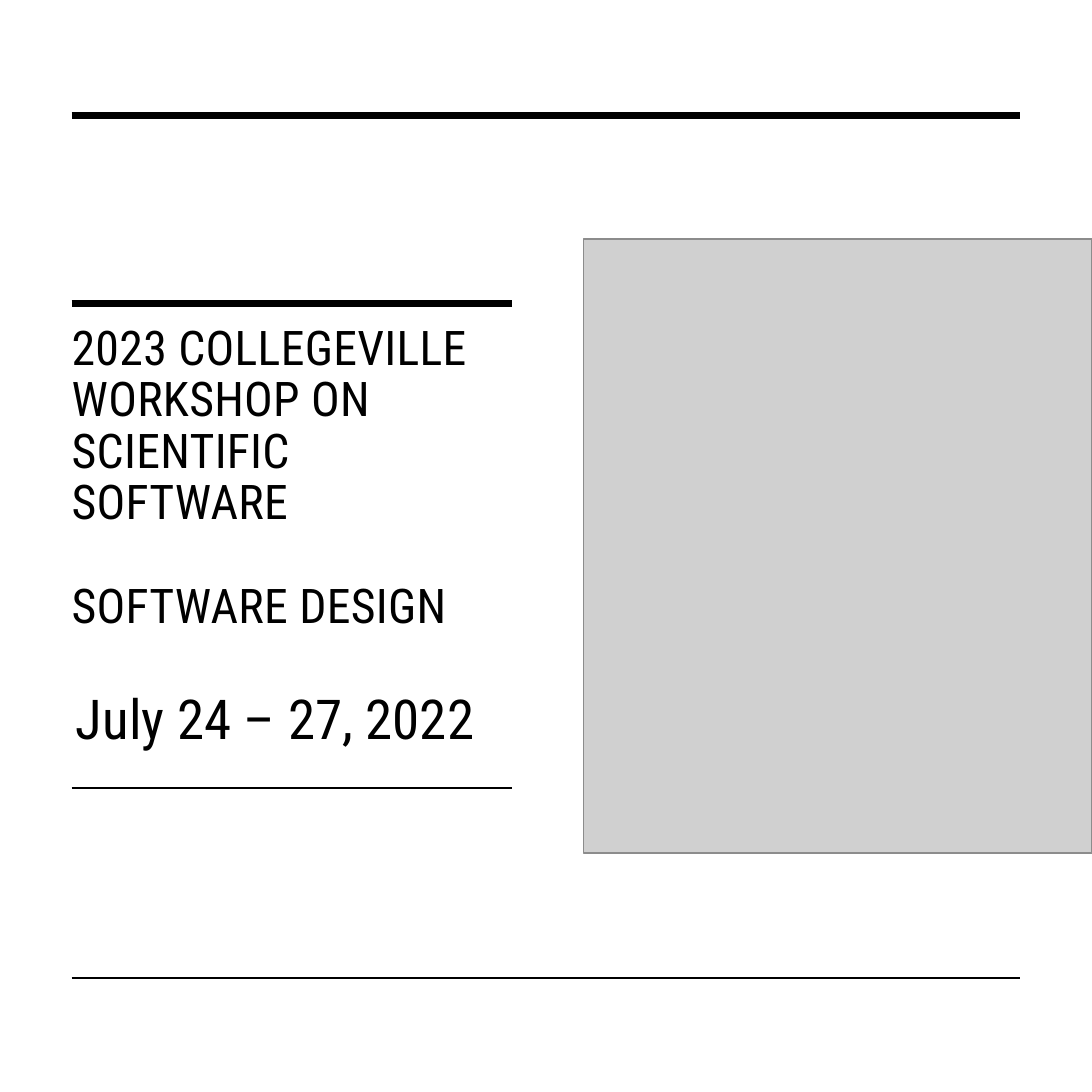
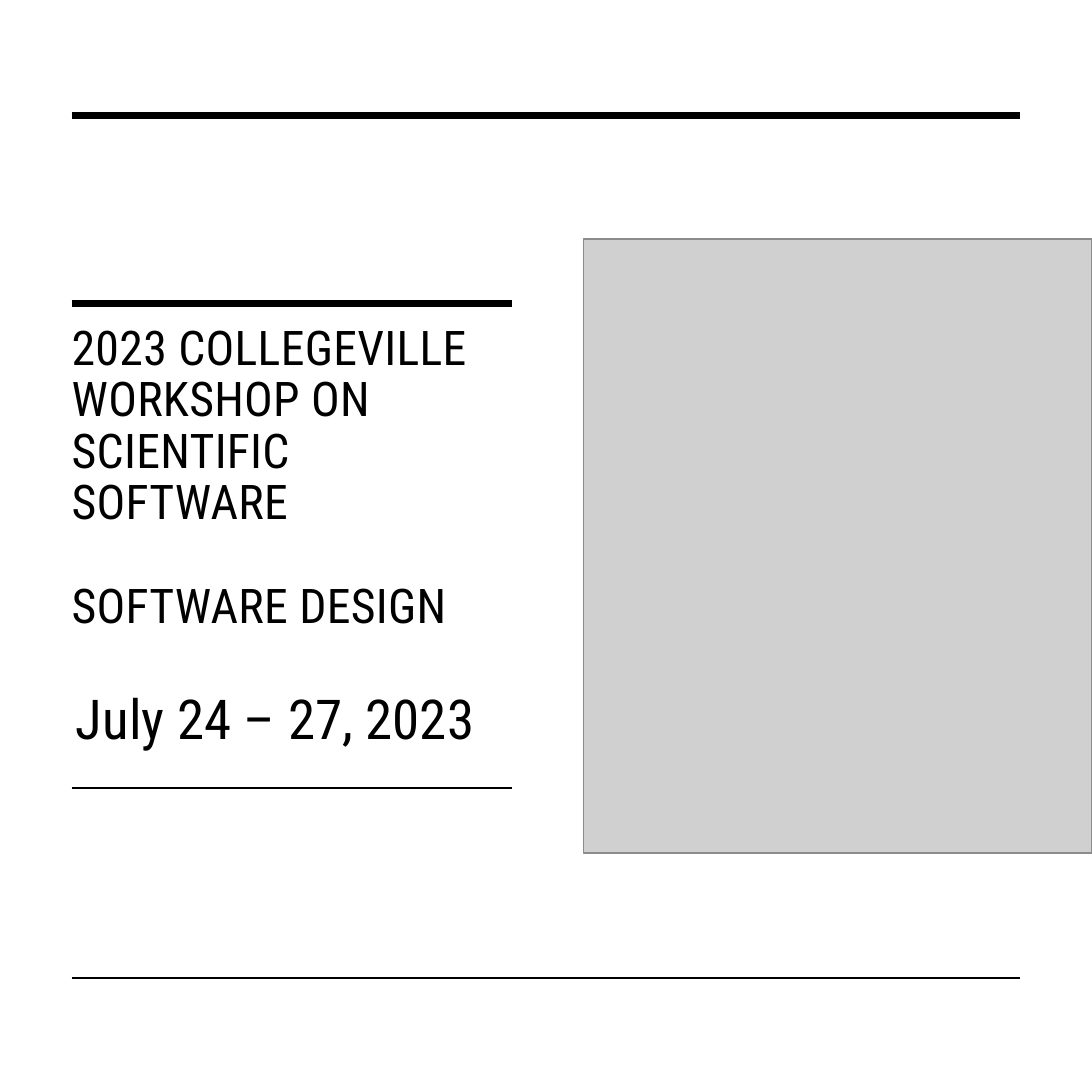
Before and after one commit to Collegeville/Workshops, a slide deck: slide 1 of assets/img/CW23.pptx. Drawn at 1092x1092 pixels with LibreOffice and Linux fonts; fonts in the diff are those of the drawing; grey boxes stand for pictures. Boxes give left, top, right and bottom in pixels: in the first picture for what was removed or moved away, otherwise in the second. Text is boxed around its words. In the diff, an @@ line names an element or a change of style, - is before the commit and + after.

```diff
--- a/assets/img/CW23.pptx
+++ b/assets/img/CW23.pptx
@@ subtitle at [76,697,475,751]: text changed @@
-July 24 – 27, 2022
+July 24 – 27, 2023
```
Also in this commit, not shown: 1 other file.
